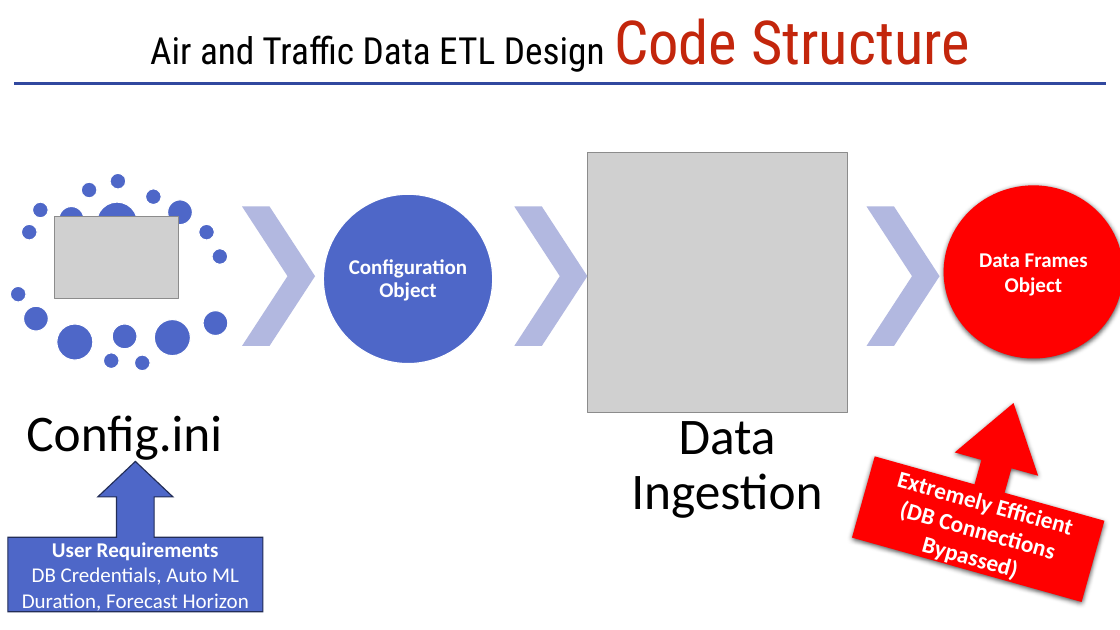
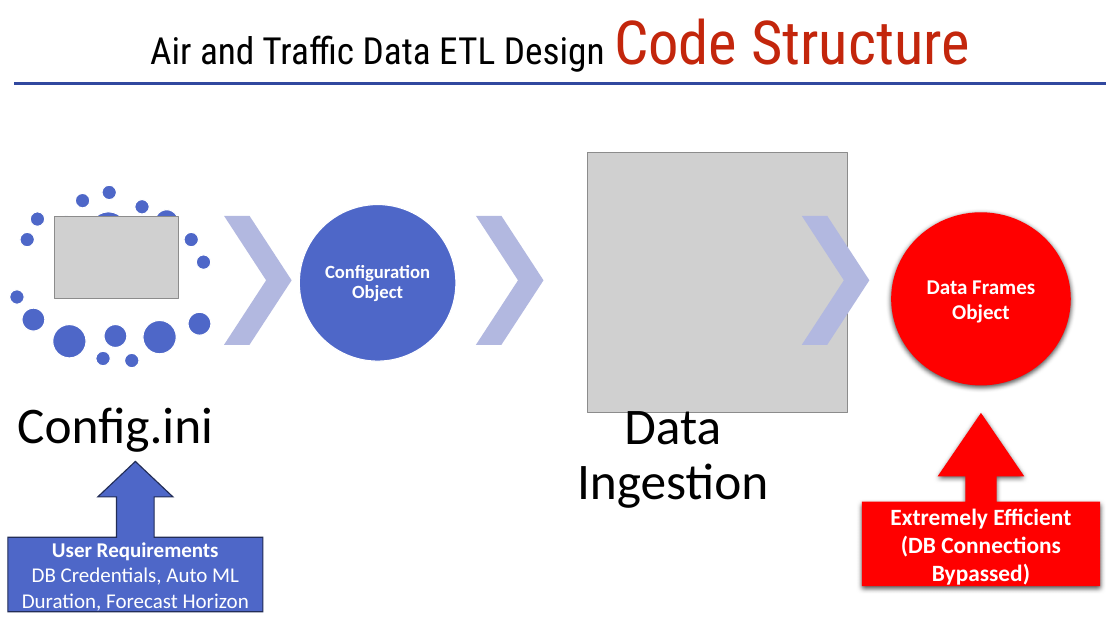
Before and after one commit to shalabyamr/Web_Maps_with_Auto_ML_Forecasts, a slide deck: slide 3 of Report/Pipeline_Process.pptx. Drawn at 1120x630 pixels with LibreOffice and Linux fonts; fonts in the diff are those of the drawing; grey boxes stand for pictures. Boxes give left, top, right and bottom in pixels: in the first picture for what was removed or moved away, otherwise in the second. Text is boxed around its words. In the diff, an @@ line names an element or a change of style, - is before the commit and + after.

```diff
--- a/Report/Pipeline_Process.pptx
+++ b/Report/Pipeline_Process.pptx
@@ ellipse: place and size @@
-ellipse at [110, 173, 126, 189]
+ellipse at [76, 193, 90, 208]
@@ ellipse: place and size @@
-ellipse at [82, 182, 97, 198]
+ellipse at [102, 185, 116, 199]
@@ ellipse: place and size @@
-ellipse at [145, 189, 161, 205]
+ellipse at [134, 199, 149, 213]
@@ ellipse: place and size @@
-ellipse at [323, 194, 493, 364]
+ellipse at [299, 204, 456, 361]
@@ ellipse: place and size @@
-ellipse at [21, 224, 37, 240]
+ellipse at [20, 232, 34, 246]
@@ 3 ellipses: place and size @@
-3 ellipses at [33, 202, 137, 243]
+3 ellipses at [30, 212, 128, 250]
@@ ellipse: place and size @@
-ellipse at [168, 200, 193, 225]
+ellipse at [155, 210, 178, 233]
@@ ellipse: place and size @@
-ellipse at [198, 224, 214, 240]
+ellipse at [184, 232, 198, 246]
@@ chevron: place and size @@
-chevron at [242, 207, 315, 346]
+chevron at [224, 216, 292, 345]
@@ text "Configuration Object": place and size @@
-text "Configuration Object" at [349, 259, 467, 301]
+text "Configuration Object" at [325, 265, 430, 301]
@@ text "Configuration Object" at [325, 265, 430, 301]: size 18 to 16 pt @@
@@ chevron: place and size @@
-chevron at [514, 207, 587, 346]
+chevron at [476, 216, 544, 345]
@@ chevron: place and size @@
-chevron at [867, 207, 940, 346]
+chevron at [802, 216, 870, 345]
@@ ellipse "Data Frames Object": place and size @@
-ellipse "Data Frames Object" at [944, 186, 1120, 359]
+ellipse "Data Frames Object" at [891, 213, 1071, 386]
@@ ellipse: place and size @@
-ellipse at [212, 249, 228, 265]
+ellipse at [197, 255, 211, 269]
@@ ellipse: place and size @@
-ellipse at [24, 307, 49, 332]
+ellipse at [22, 308, 45, 331]
@@ ellipse: place and size @@
-ellipse at [57, 324, 93, 360]
+ellipse at [53, 324, 87, 358]
@@ ellipse: place and size @@
-ellipse at [203, 311, 229, 336]
+ellipse at [188, 313, 211, 335]
@@ ellipse: place and size @@
-ellipse at [103, 353, 119, 369]
+ellipse at [96, 351, 110, 365]
@@ 3 ellipses: place and size @@
-3 ellipses at [113, 319, 191, 371]
+3 ellipses at [104, 320, 176, 367]
@@ text "Config.ini" rewrapped from [26, 415, 222, 464] to [17, 407, 213, 452] @@
@@ text "Data Ingestion": place and size @@
-text "Data Ingestion" at [631, 411, 822, 518]
+text "Data Ingestion" at [577, 401, 768, 508]
@@ up arrow callout "Extremely Efficient" at [862, 413, 1101, 586]: rotation 15 to 0 degrees @@
```
Also in this commit, not shown: 3 other slides changed, 2 slides added, 3 other files.
